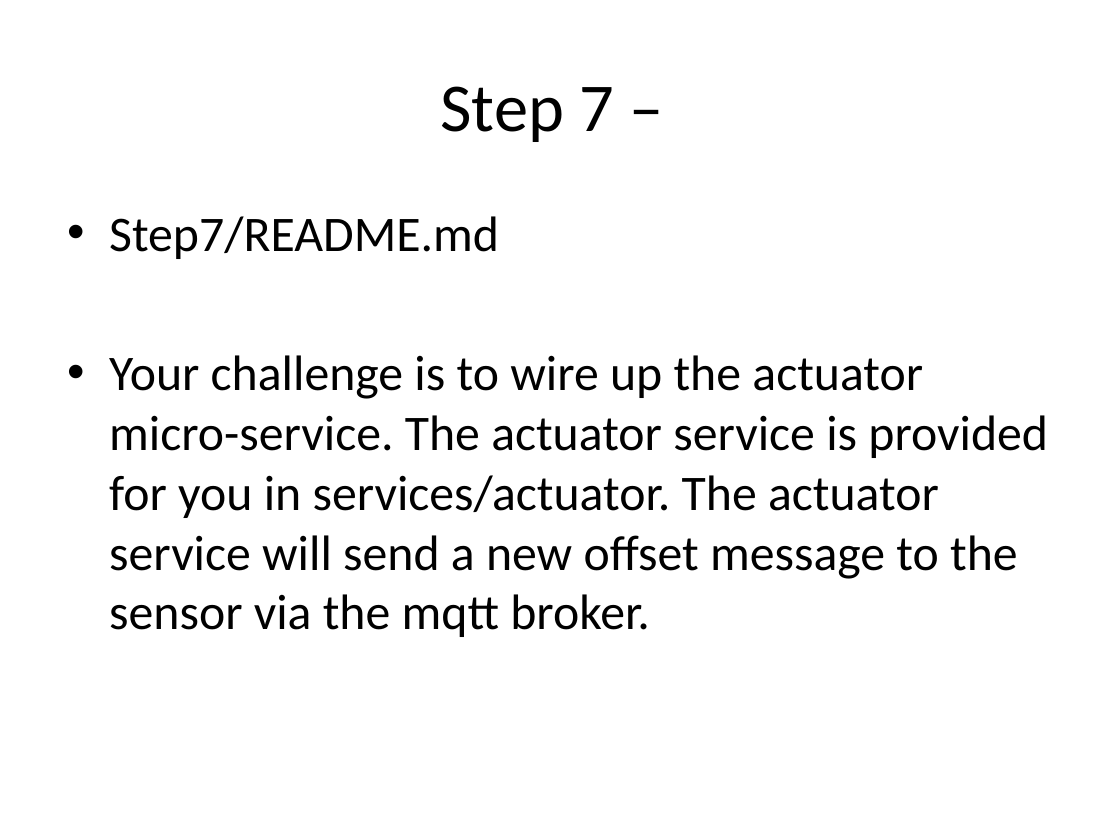
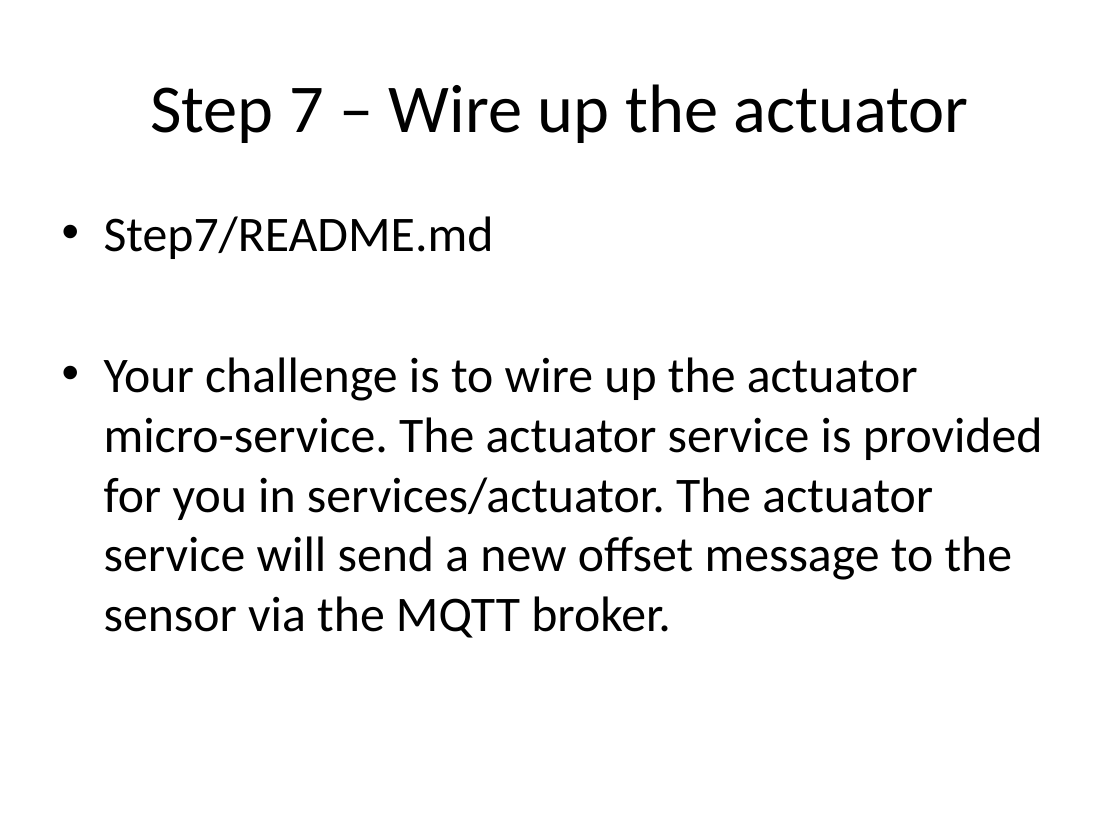
Before and after one commit to nearform/developing-microservices, a slide deck: slide 18 of presentation.pptx. Drawn at 1120x840 pixels with LibreOffice and Linux fonts; fonts in the diff are those of the drawing; background and template pictures are left out. Boxes give left, top, right and bottom in pixels: in the first picture for what was removed or moved away, otherwise in the second. Text is boxed around its words. In the diff, an @@ line names an element or a change of style, - is before the commit and + after.

```diff
--- a/presentation.pptx
+++ b/presentation.pptx
@@ title at <box>150,84,969,143</box>: text changed @@
-Step 7 –
+Step 7 – Wire up the actuator
@@ text at <box>104,357,1043,638</box>: text changed @@
-• Your challenge is to wire up the actuator micro-service. The actuator service is provided for you in services/actuator. The actuator service will send a new offset message to the sensor via the mqtt broker.
+• Your challenge is to wire up the actuator micro-service. The actuator service is provided for you in services/actuator. The actuator service will send a new offset message to the sensor via the MQTT broker.
```
Also in this commit, not shown: 15 other slides changed, 2 slides added, 2 slides removed.
